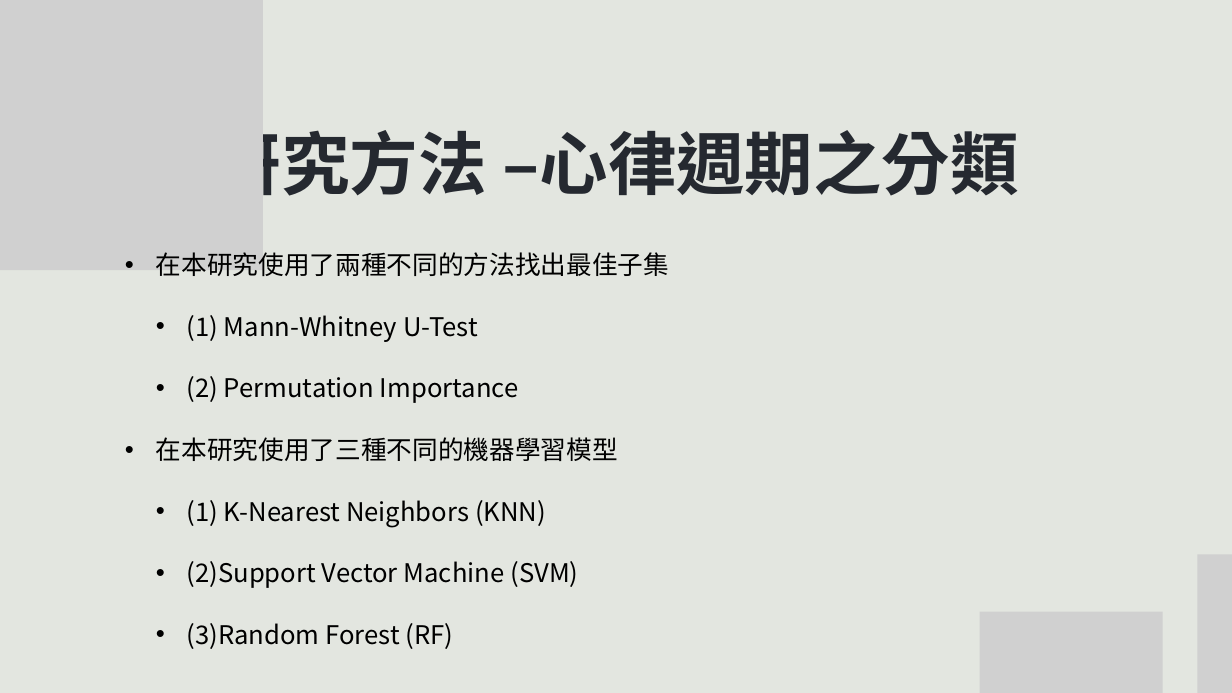
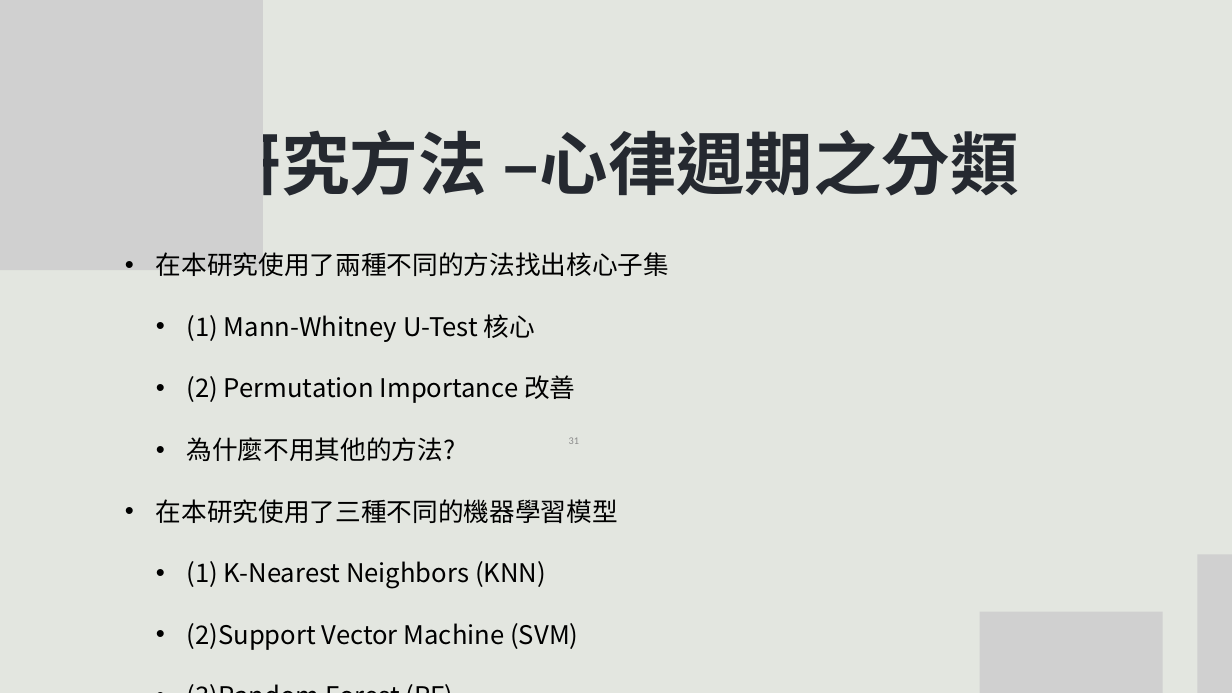
Before and after one commit to m11217045/PPG, a slide deck: slide 31 of 碩論/20250602論文ppt_卓宏旭.pptx. Drawn at 1232x693 pixels with LibreOffice and Linux fonts; fonts in the diff are those of the drawing; grey boxes stand for pictures. Boxes give left, top, right and bottom in pixels: in the first picture for what was removed or moved away, otherwise in the second. Text is boxed around its words. In the diff, an @@ line names an element or a change of style, - is before the commit and + after.

```diff
--- a/碩論/20250602論文ppt_卓宏旭.pptx
+++ b/碩論/20250602論文ppt_卓宏旭.pptx
@@ text at <box>156,252,669,461</box>: text changed @@
-• 在本研究使用了兩種不同的方法找出最佳子集
-  • (1) Mann-Whitney U-Test
-  • (2) Permutation Importance
+• 在本研究使用了兩種不同的方法找出核心子集
+  • (1) Mann-Whitney U-Test 核心
+  • (2) Permutation Importance 改善
+  • 為什麼不用其他的方法?
@@ page number added at <box>569,437,579,444</box>, 12 pt, text #8C8C8C @@
+31
```
Also in this commit, not shown: 50 other slides changed.
